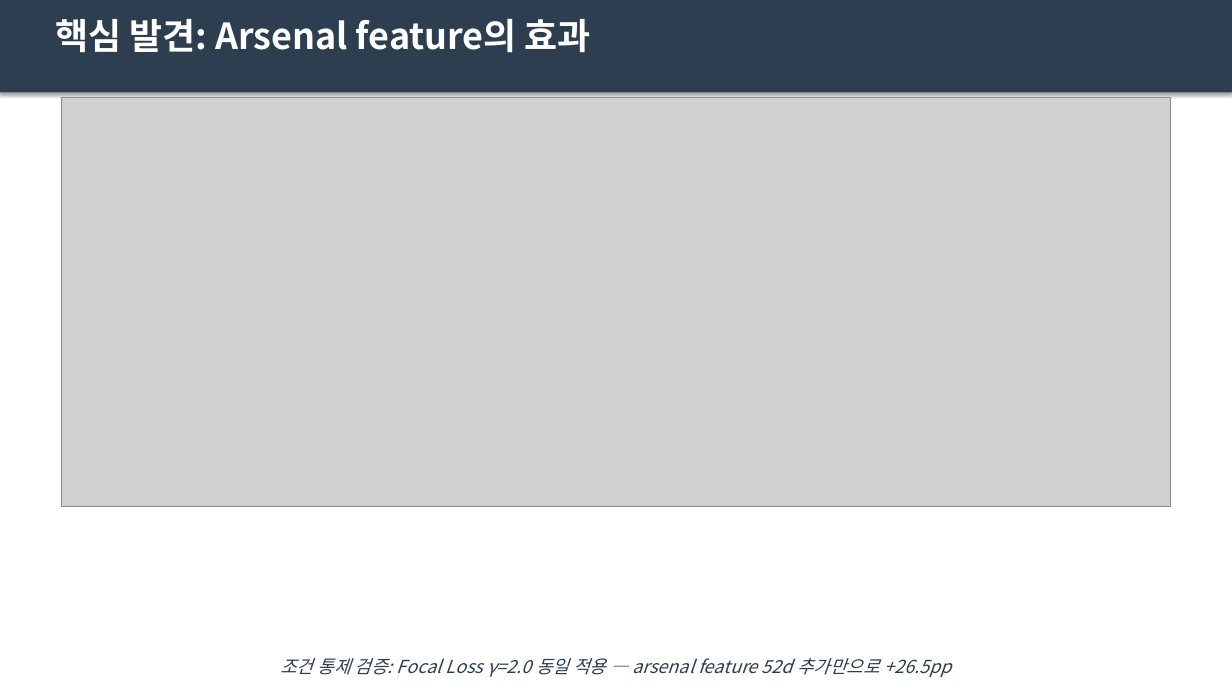
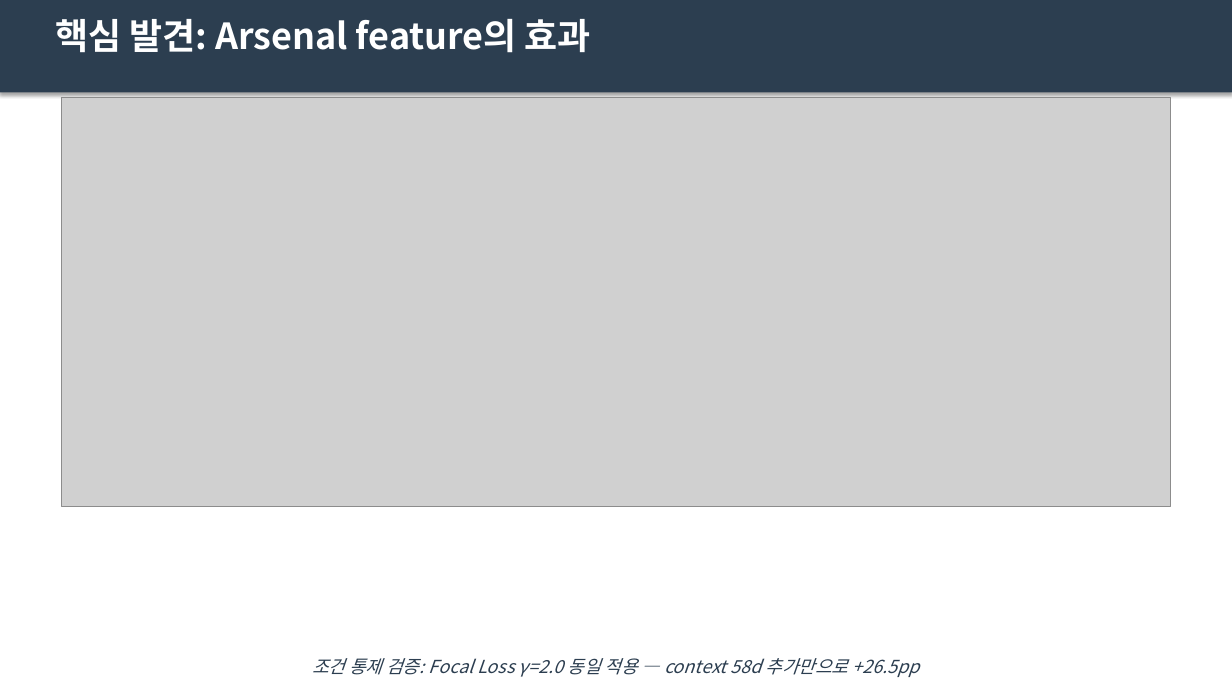
Before and after one commit to Pitcheezy/transition-models, a slide deck: slide 4 of outputs/presentations/smartpitch_v3.pptx. Drawn at 1232x693 pixels with LibreOffice and Linux fonts; fonts in the diff are those of the drawing; grey boxes stand for pictures. Boxes give left, top, right and bottom in pixels: in the first picture for what was removed or moved away, otherwise in the second. Text is boxed around its words. In the diff, an @@ line names an element or a change of style, - is before the commit and + after.

```diff
--- a/outputs/presentations/smartpitch_v3.pptx
+++ b/outputs/presentations/smartpitch_v3.pptx
@@ text at (312, 658, 920, 677): text changed @@
-조건 통제 검증: Focal Loss γ=2.0 동일 적용 — arsenal feature 52d 추가만으로 +26.5pp
+조건 통제 검증: Focal Loss γ=2.0 동일 적용 — context 58d 추가만으로 +26.5pp
```
Also in this commit, not shown: 1 other slide changed, 6 other files.
